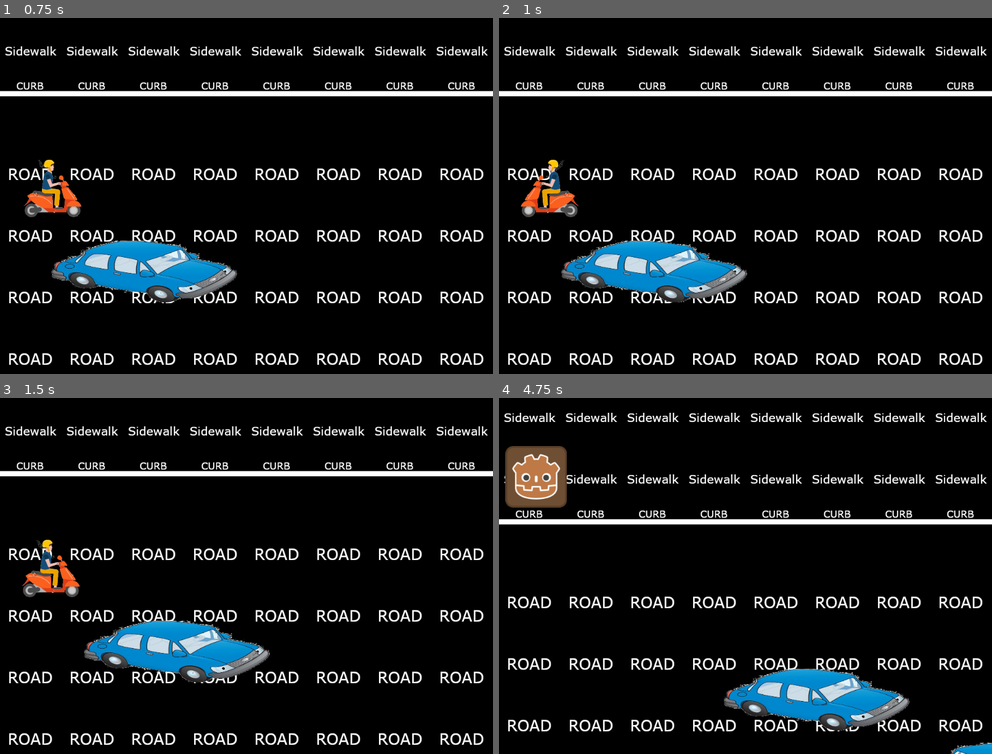
Above: before the commit, frames 1-4 (two rows, left to right).
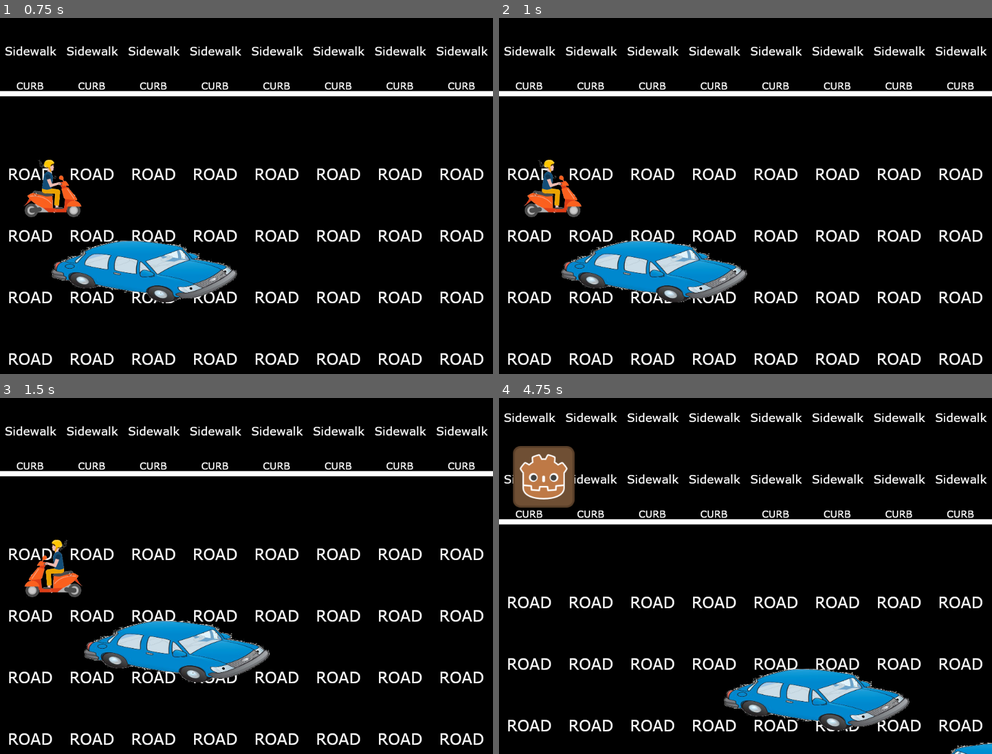
Above: after the commit, the same moments.

Repository: Anatolij-Grigorjev/MopedRebel
Game: Godot game, scene res://stages/stage_road1.tscn
The game is run twice, just before and just after one commit, with the same random seed, the same clock (stepped at 60 frames per second) and the same inputs. The project has no main scene, so this scene is started directly.
Inputs:
- Up to frame 1 (0.75 s): hold D (accelerate_right) from 0.53 s (still down); tap Space (mount_moped) at 0.6 s
- Up to frame 2 (1 s): keep holding D (accelerate_right); tap E (turn_around) at 0.8 s
- Up to frame 3 (1.5 s): release D (accelerate_right) at 1.28 s; hold S (swerve_down) from 1.28 s (still down); tap E (turn_around) at 1.35 s
- Up to frame 4 (4.75 s): tap Space (mount_moped) at 1.55, 2.1, 3.05, 3.6, 4.55 s; release S (swerve_down) at 2.03 s; hold D (accelerate_right) 2.03-2.78 s; tap E (turn_around) at 2.3, 2.85, 3.8, 4.35 s; hold A (accelerate_left) from 2.78 s (still down)

Frame 1 is identical in both runs. In frame 2, 0.9% of the frame differs, in the area x 4-17%, y 39-57%; in frame 3, 0.9%; in frame 4, 1.3%, in the area x 1-16%, y 13-31%.

Commit message:
add moped flip double tap control, fix double dialog bug

Diff:
--- a/game/conflict/selection_options.gd
+++ b/game/conflict/selection_options.gd
@@ -11,7 +11,7 @@
 ]
 
 var curr_selection_idx = 0
-
+var option_picked = false
 
 func _ready():
 	init_options_containers_data()
@@ -64,8 +64,9 @@
 
 
 func _physics_process(delta):
-	_process_browse_options()
-	_process_pick_option()
+	if (not option_picked):
+		_process_browse_options()
+		_process_pick_option()
 
 func _process_browse_options():
 	var prev_selection_idx = curr_selection_idx
@@ -78,6 +79,7 @@
 
 func _process_pick_option():
 	if (Input.is_action_just_released('unmount_moped')):
+		option_picked = true
 		match curr_selection_idx:
 			0:
 				_process_picked_bribe()
--- a/game/globals/global_constants.gd
+++ b/game/globals/global_constants.gd
@@ -7,6 +7,7 @@
 }
 const Z_COEF = sin(deg2rad(45))
 const GRAVITY = 98.5
+const DOUBLE_TAP_LIMIT = 0.25
 #lowest in-game point
 const MAX_WORLD_Y = 100000
 
--- a/game/rebel/rebel_on_moped.gd
+++ b/game/rebel/rebel_on_moped.gd
@@ -14,7 +14,8 @@
 var acceleration_release_time = 0
 var is_acceleration_pressed = false
 
-var break_hold_time = 0
+var brake_hold_time = 0
+var brake_release_time = 0
 var is_brake_pressed = false
 
 var is_unmounting_moped = false
@@ -47,7 +48,7 @@
 	is_acceleration_pressed = false
 
 func _reset_braking():
-	break_hold_time = 0
+	brake_hold_time = 0
 	is_brake_pressed = false
 
 
@@ -118,7 +119,7 @@
 		_handle_facing_direction(delta)
 		_handle_swerve_control(delta)
 		_handle_forward_acceleration(delta)
-		_handle_breaking(delta)
+		_handle_brakeing(delta)
 		current_speed = clamp(
 			current_speed,
 			G.moped_config_min_speed,
@@ -135,7 +136,14 @@
 			is_unmounting_moped = true
 
 func _handle_facing_direction(delta):
-	if (Input.is_action_just_released('turn_around')):
+
+	var brake_action = _brake_action_for_facing()
+	var double_tap_direction = (Input.is_action_pressed(brake_action)
+		and brake_release_time < C.DOUBLE_TAP_LIMIT)
+
+	if (double_tap_direction
+		or Input.is_action_just_released('turn_around')
+	):
 		facing_direction = F.flip_facing(facing_direction)
 		$sprite_on_moped.flip_h = sign(facing_direction) < 0
 		reset_velocity()
@@ -223,18 +231,21 @@
 			* accelleration_hold_time
 		)
 
-func _handle_breaking(delta):
+func _handle_brakeing(delta):
 
 	if (is_brake_pressed):
-		break_hold_time += delta
+		brake_hold_time += delta
+	else:
+		brake_release_time += delta
 
 	var brake_action = _brake_action_for_facing()
 
 	if (Input.is_action_just_pressed(brake_action)):
 		is_brake_pressed = true
-		break_hold_time = 0
+		brake_hold_time = 0
 	if (Input.is_action_just_released(brake_action)):
 		is_brake_pressed = false
+		brake_release_time = 0
 
 	_increase_brake_by_time(delta)
 
@@ -245,7 +256,7 @@
 func _increase_brake_by_time(delta):
 	if (is_brake_pressed and current_speed > G.moped_config_min_speed):
 		current_speed -= (
-			G.moped_config_brake_intensity * break_hold_time
+			G.moped_config_brake_intensity * brake_hold_time
 		)
 
 
